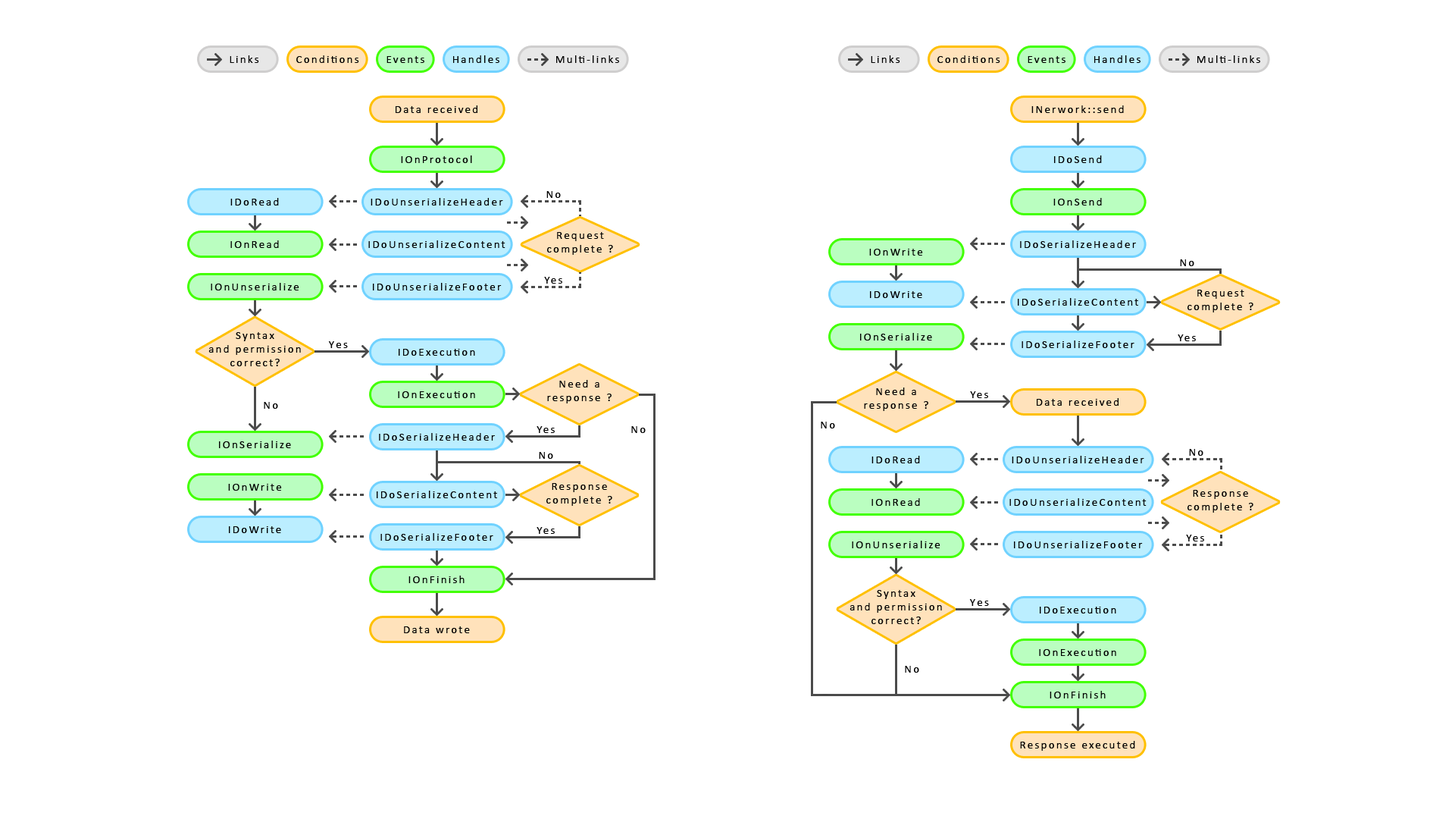
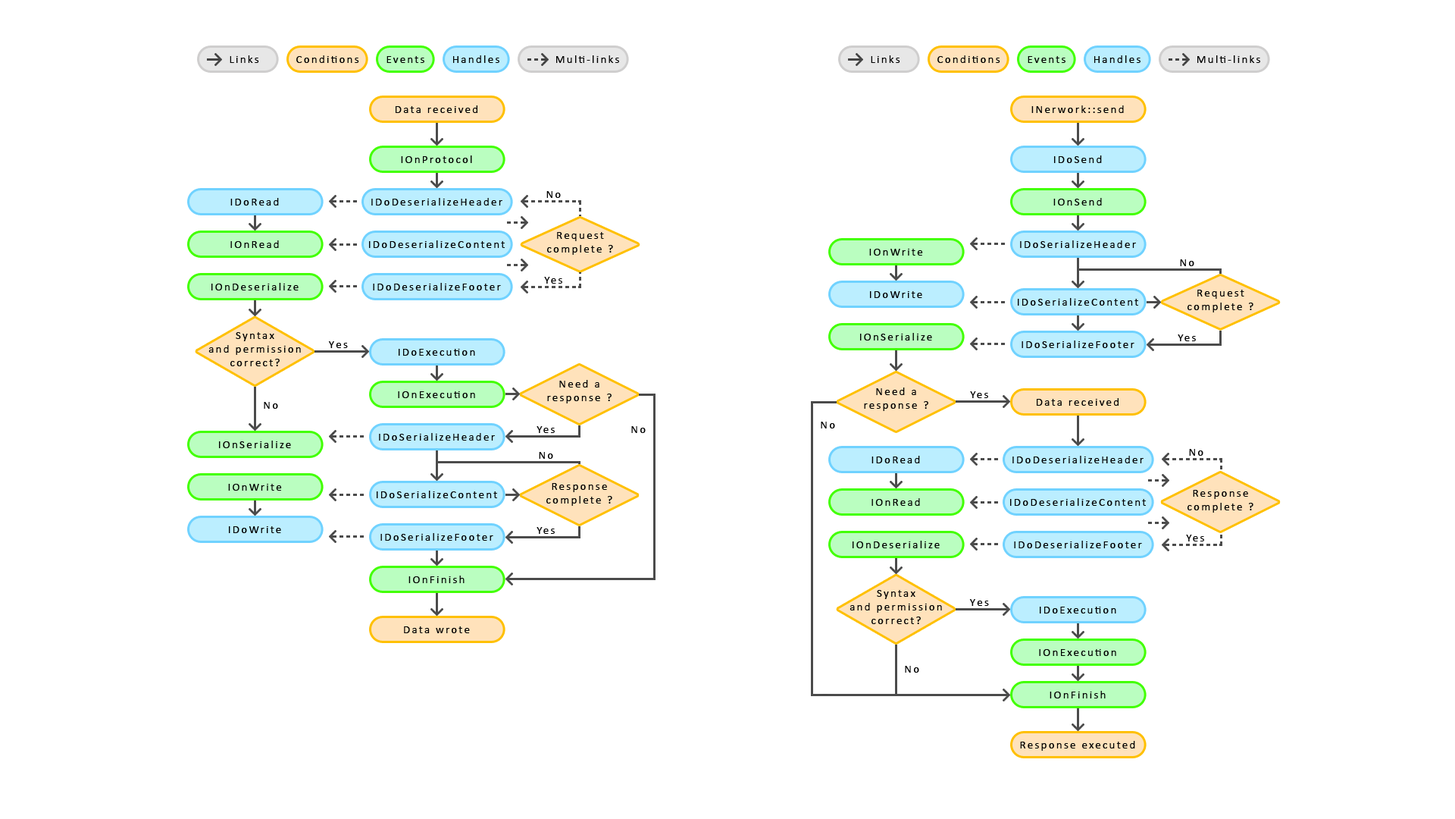
Comparing the layer stacks of the two (1455, 819) images. Changes:
renamed "IOnUnserialize" to "IOnDeserialize", painted on it over [851, 540, 941, 549]
renamed "IDoUnserializeHeader" to "IDoDeserializeHeader", painted on it over [1011, 455, 1145, 464]
renamed "IDoUnserializeContent" to "IDoDeserializeContent", painted on it over [1009, 497, 1147, 506]
renamed "IDoUnserializeFooter" to "IDoDeserializeFooter", painted on it over [1014, 540, 1144, 549]
renamed "IOnUnserialize" to "IOnDeserialize", painted on it over [210, 282, 300, 291]
renamed "IDoUnserializeHeader" to "IDoDeserializeHeader", painted on it over [370, 197, 504, 206]
renamed "IDoUnserializeContent" to "IDoDeserializeContent", painted on it over [368, 240, 506, 248]
renamed "IDoUnserializeFooter" to "IDoDeserializeFooter", painted on it over [372, 282, 502, 291]
